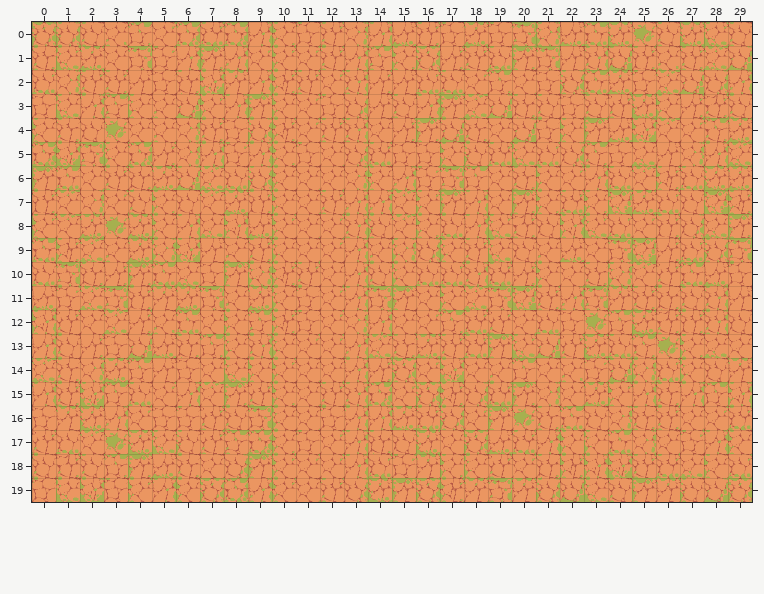
Tiled map: assets/maps/test_map.tmx. The picture above was drawn from the file before the commit.
Cells are 32x32 px. Shown: x 0..29, y 0..19.
After the commit:
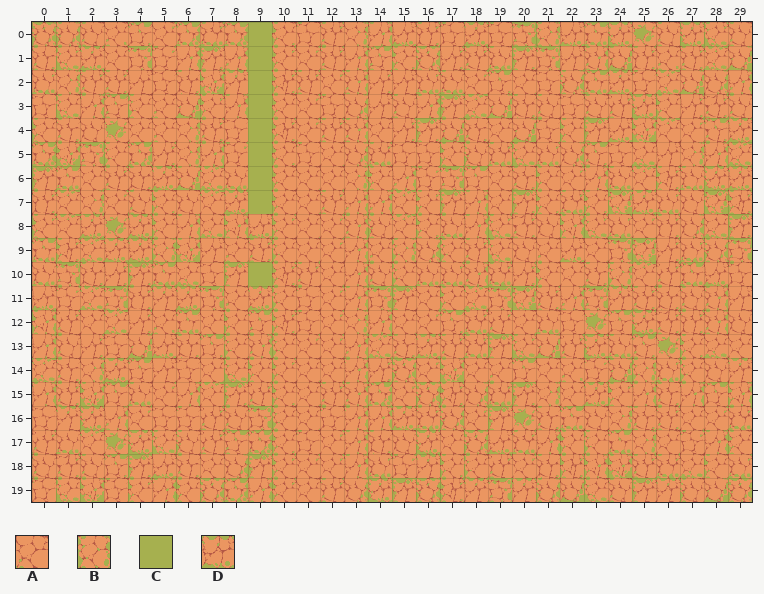
Key: from "Terrain": A 4, B 31, C 37, D 38.
_ is an empty cell.
Objects are placed by their top-left corner, in cells (3,4 is the top-left corner of cell 3,4); size is 1x1 cell unless given.
Diff:
Layer "ground":
Tile C replaces tile B in row 10 at x 9.
Tile D replaces tile A in row 9 at x 3.
Layer "collision" (added):
A new object: C at 9,0.
A new object: C at 9,1.
A new object: C at 9,2.
A new object: C at 9,3.
A new object: C at 9,4.
A new object: C at 9,5.
A new object: C at 9,6.
A new object: C at 9,7.
Where, in picture pixels (left, top, right, bottom), the same in both pictures:
added: (248, 22, 272, 214)
changed: (104, 238, 128, 262)
changed: (248, 262, 272, 286)
